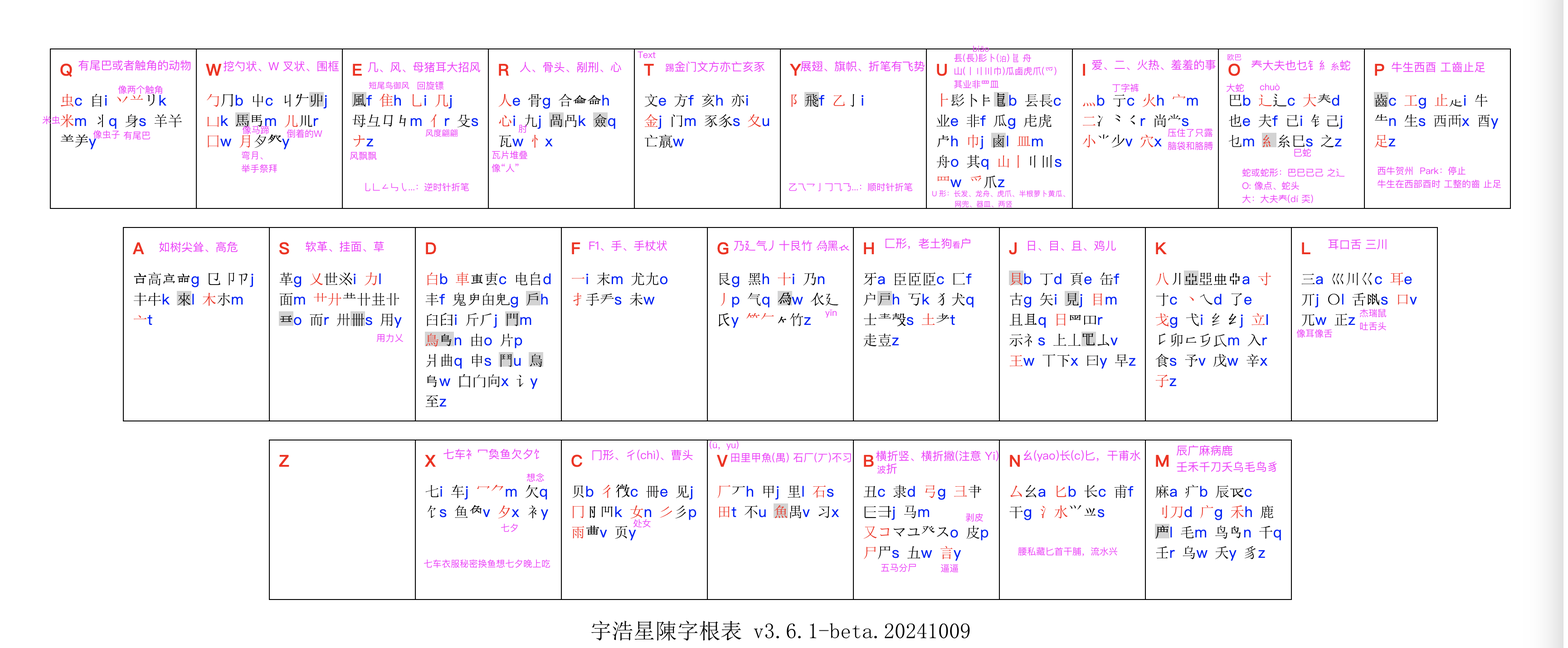
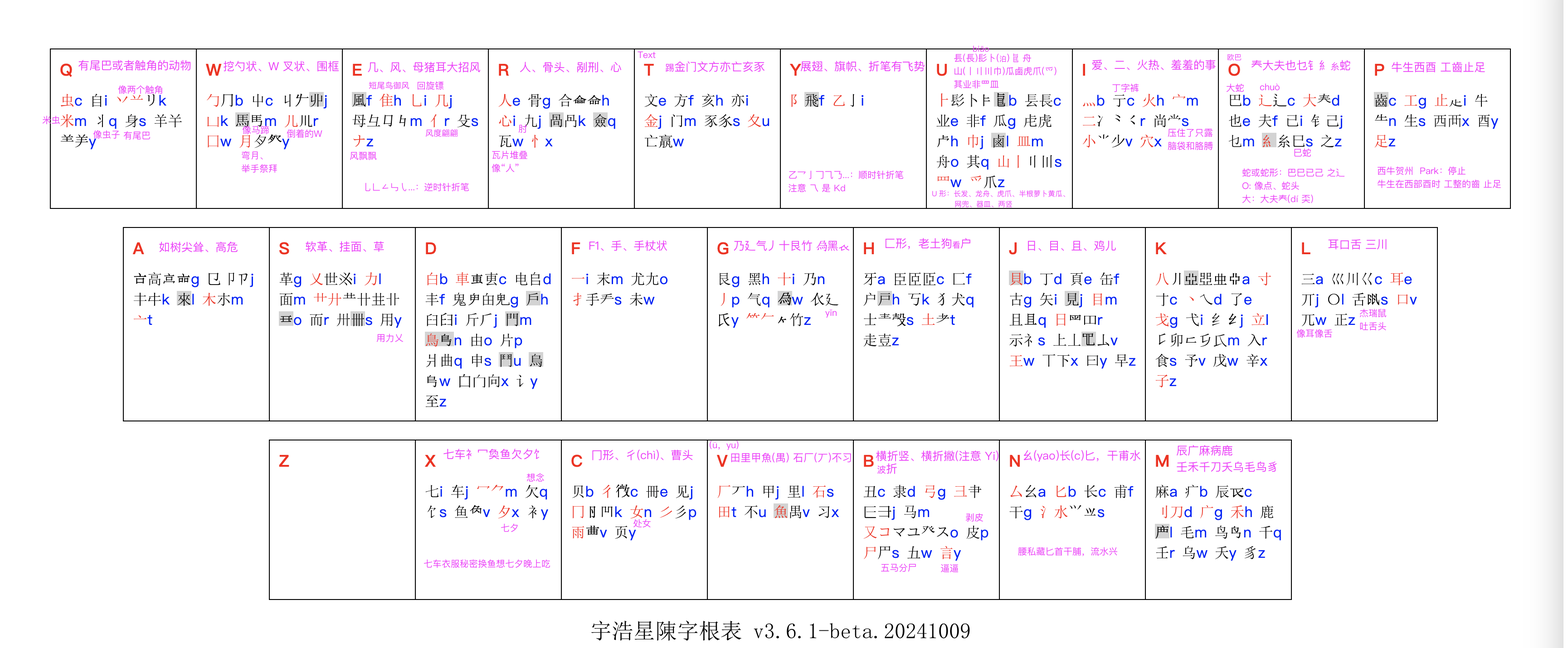
Revision of a layered 1568px x 648px image; what changed, layer by layer:
renamed "乙乁乛亅𠃌⺄𠄎...：顺时针折笔" to "乙乛亅𠃌⺄𠄎...：顺时针折笔 ...", painted on it over [788, 170, 913, 193]
